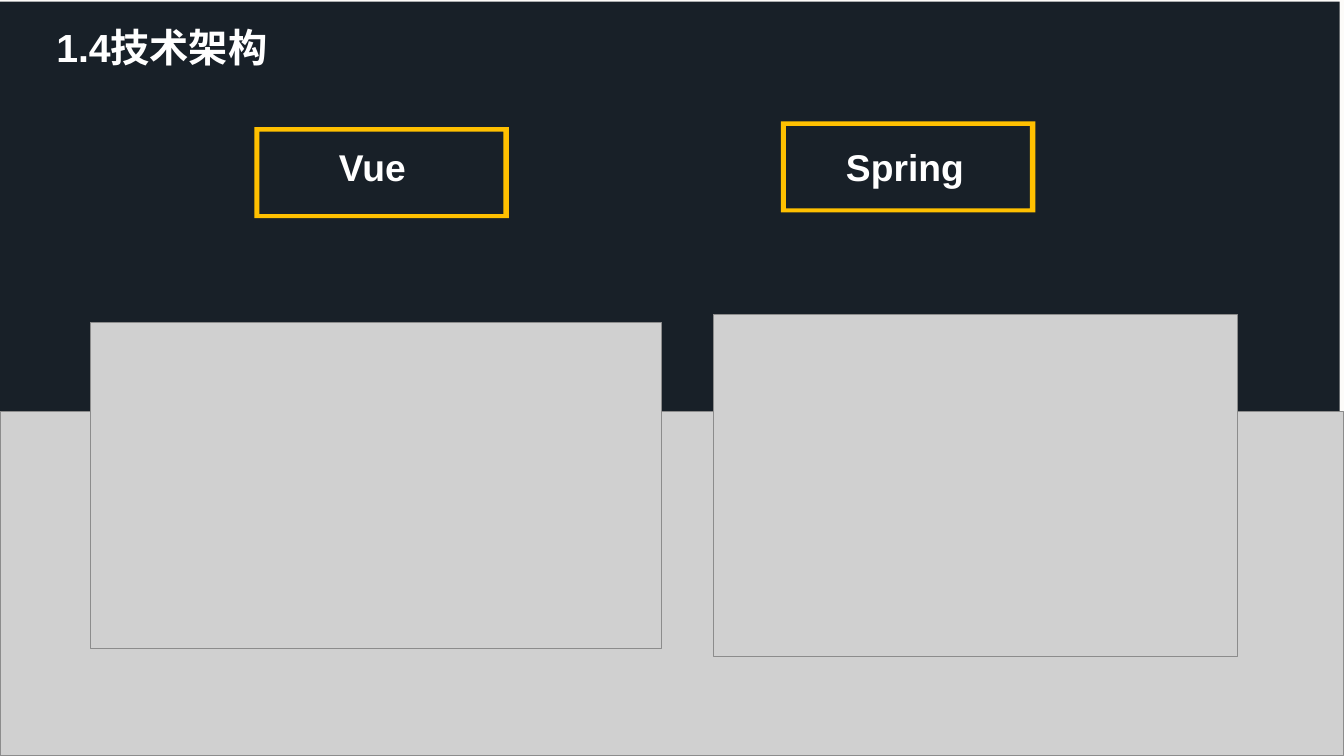
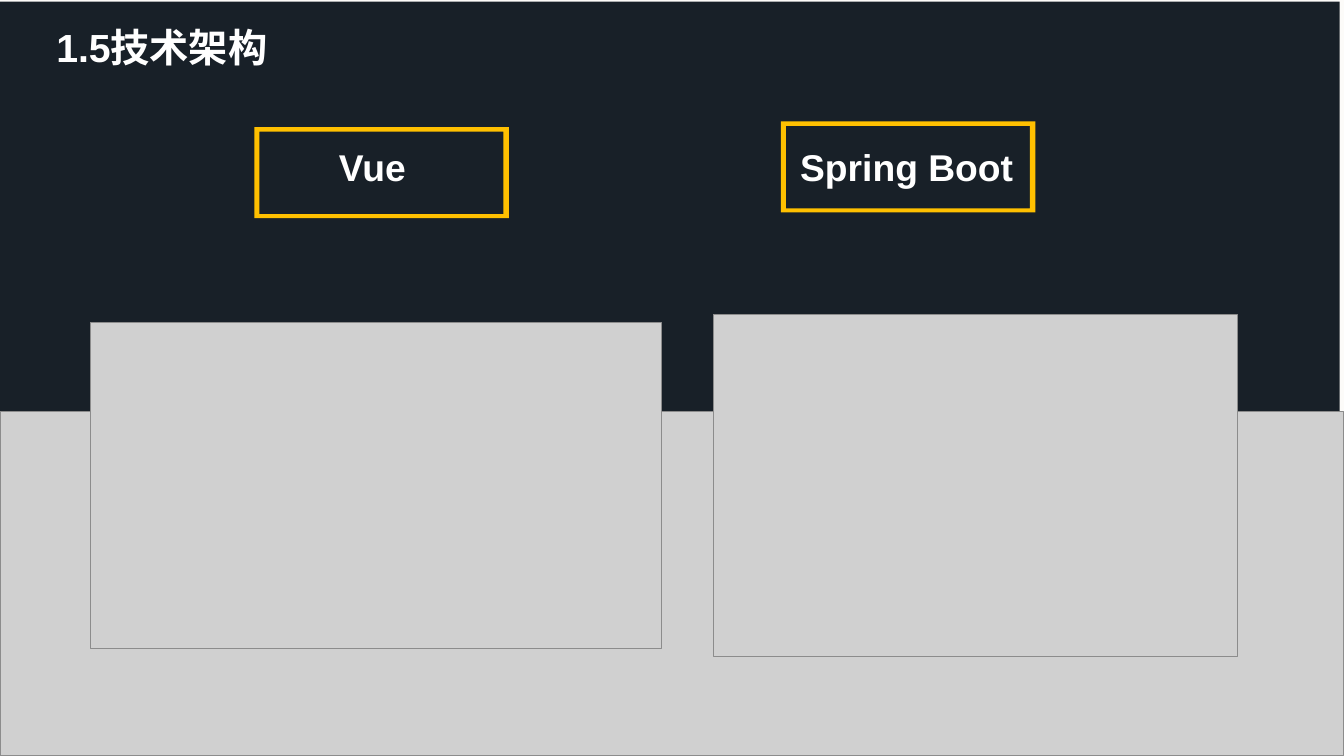
Before and after one commit to Software-Training/Development-steps, a slide deck: slide 10 of 项目架构与框架.pptx. Drawn at 1344x756 pixels with LibreOffice and Linux fonts; fonts in the diff are those of the drawing; grey boxes stand for pictures. Boxes give left, top, right and bottom in pixels: in the first picture for what was removed or moved away, otherwise in the second. Text is boxed around its words. In the diff, an @@ line names an element or a change of style, - is before the commit and + after.

```diff
--- a/项目架构与框架.pptx
+++ b/项目架构与框架.pptx
@@ text at [56,31,267,66]: text changed @@
-1.4技术架构
+1.5技术架构
@@ text at [800,154,1013,189]: text changed @@
-Spring
+Spring Boot
```
Also in this commit, not shown: 6 other slides changed.
